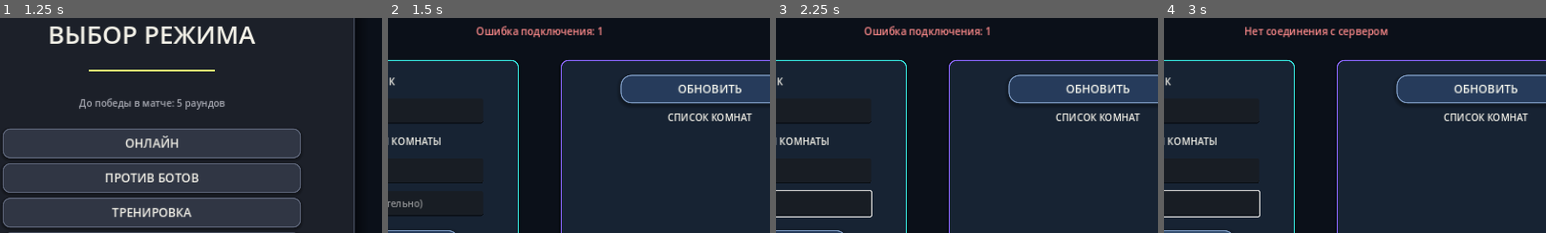
Above: before the commit, frames 1-4 (left to right).
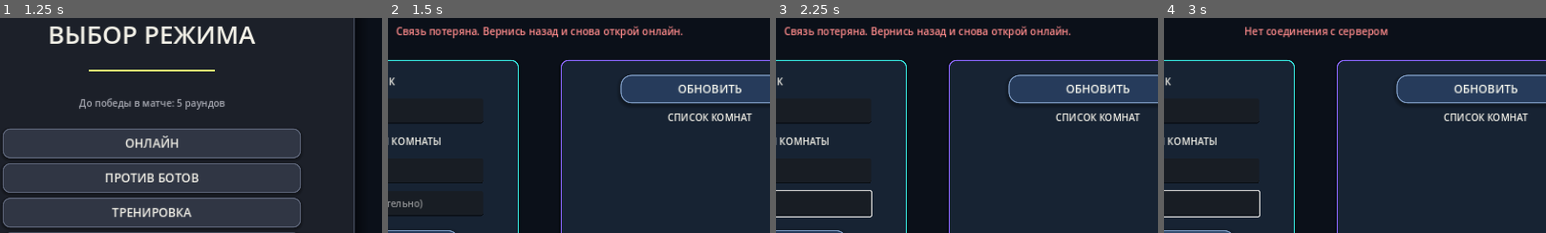
Above: after the commit, the same moments.

Repository: loslam-del/Kiwi-rounds
Game: Godot game, scene res://scenes/main.tscn
Same seed, same stepped clock (60 frames per second), same inputs: the game is played once before the commit and once after it. Sound files missing from this copy of the repository are replaced by a short silence.
Inputs (mouse positions are % of the whole screen's width and height, from its top left):
- Up to frame 1 (1.25 s): click "▶ ИГРАТЬ" at 0.5 s
- Up to frame 2 (1.5 s): click "ОНЛАЙН" at 1.25 s
- Up to frame 3 (2.25 s): click (28, 54) at 2.02 s; type "12" at 2.1 s
- Up to frame 4 (3 s): click "СОЗДАТЬ КОМНАТУ" at 2.75 s
The pictures show only the part of the screen within x 30-80%, y 11-61%; the shares and areas given below are measured in that part.

Frame 1 is identical in both runs. In frame 2, 2.0% of the frame differs, in the area x 2-78%, y 3-10%; in frame 3, 2.0%; in frame 4, nothing differs.

Commit message:
Reset ragdoll pose between rounds

Diff:
--- a/scripts/player.gd
+++ b/scripts/player.gd
@@ -546,6 +546,25 @@
     muzzle_flash = 0.0
     hit_flash = 0.0
     hitstun_timer = 0.0
+    ragdoll_timer = 0.0
+    ragdoll_strength = 0.0
+    ragdoll_spin = 0.0
+    torso_lean = 0.0
+    torso_angular_velocity = 0.0
+    arm_back_angle = -0.18
+    arm_front_angle = 0.18
+    leg_back_angle = -0.12
+    leg_front_angle = 0.12
+    knee_back_angle = -0.28
+    knee_front_angle = 0.28
+    arm_back_angular_velocity = 0.0
+    arm_front_angular_velocity = 0.0
+    elbow_back_angular_velocity = 0.0
+    elbow_front_angular_velocity = 0.0
+    leg_back_angular_velocity = 0.0
+    leg_front_angular_velocity = 0.0
+    knee_back_angular_velocity = 0.0
+    knee_front_angular_velocity = 0.0
     bot_jump_hold_timer = 0.0
     air_jumps_left = 1 + extra_air_jumps
     health = max_health
